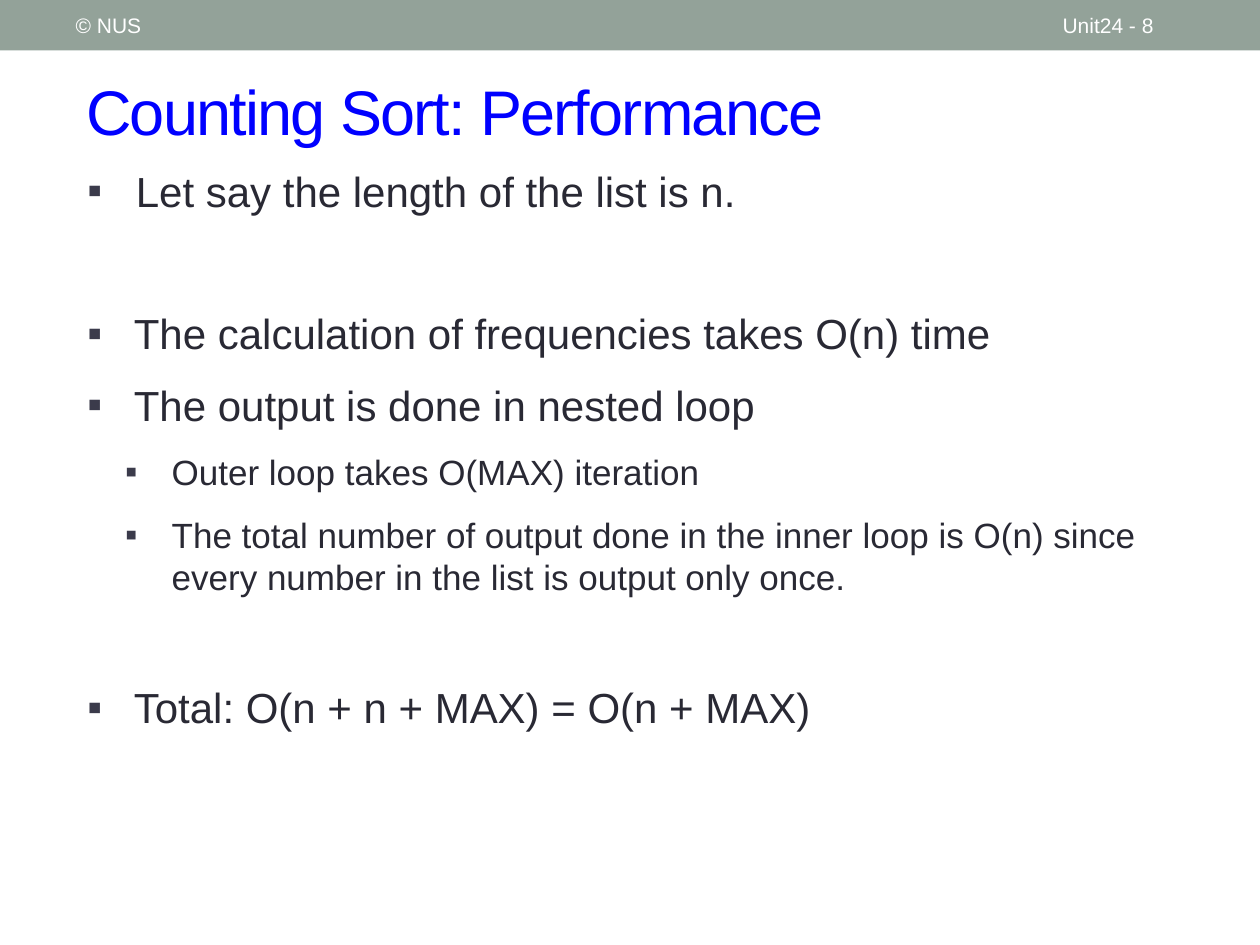
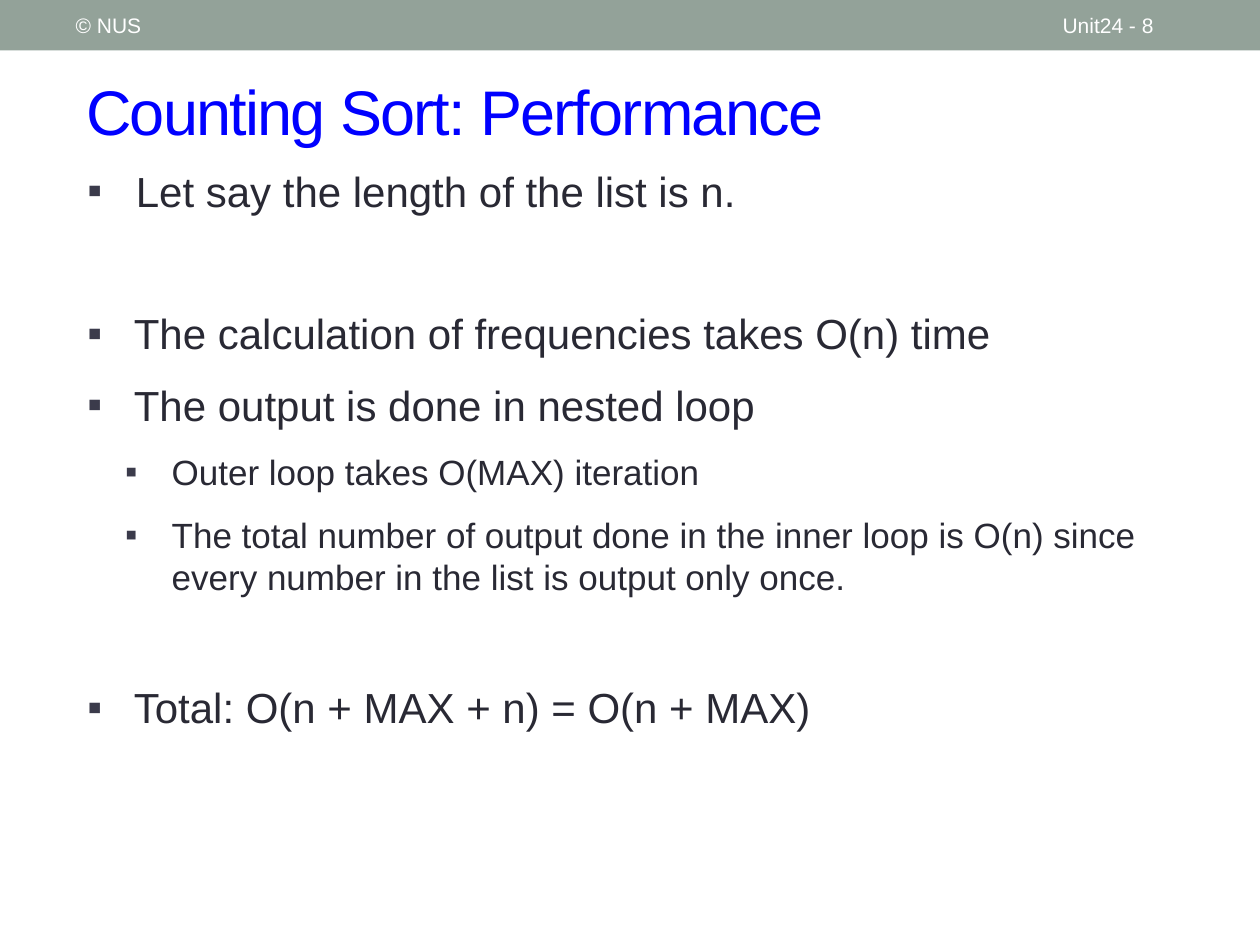
Before and after one commit to nus-cs1010-2021-s2/website, a slide deck: slide 8 of slides/Unit24_Sorting.pptx. Drawn at 1260x945 pixels with LibreOffice and Linux fonts; fonts in the diff are those of the drawing. Boxes give left, top, right and bottom in pixels: in the first picture for what was removed or moved away, otherwise in the second. Text is boxed around its words. In the diff, an @@ line names an element or a change of style, - is before the commit and + after.

```diff
--- a/slides/Unit24_Sorting.pptx
+++ b/slides/Unit24_Sorting.pptx
@@ text at (x1=134, y1=692, x2=810, y2=732): text changed @@
-▪ Total: O(n + n + MAX) = O(n + MAX)
+▪ Total: O(n + MAX + n) = O(n + MAX)
```
Also in this commit, not shown: 7 other slides changed, 6 other files.
